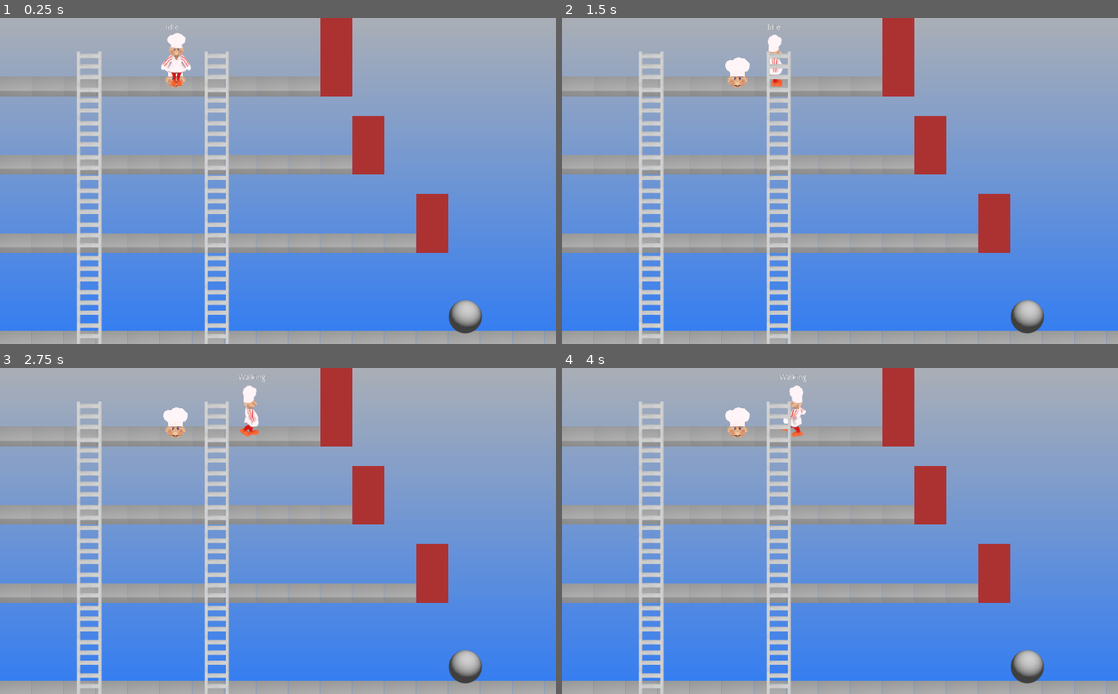
Above: before the commit, frames 1-4 (two rows, left to right).
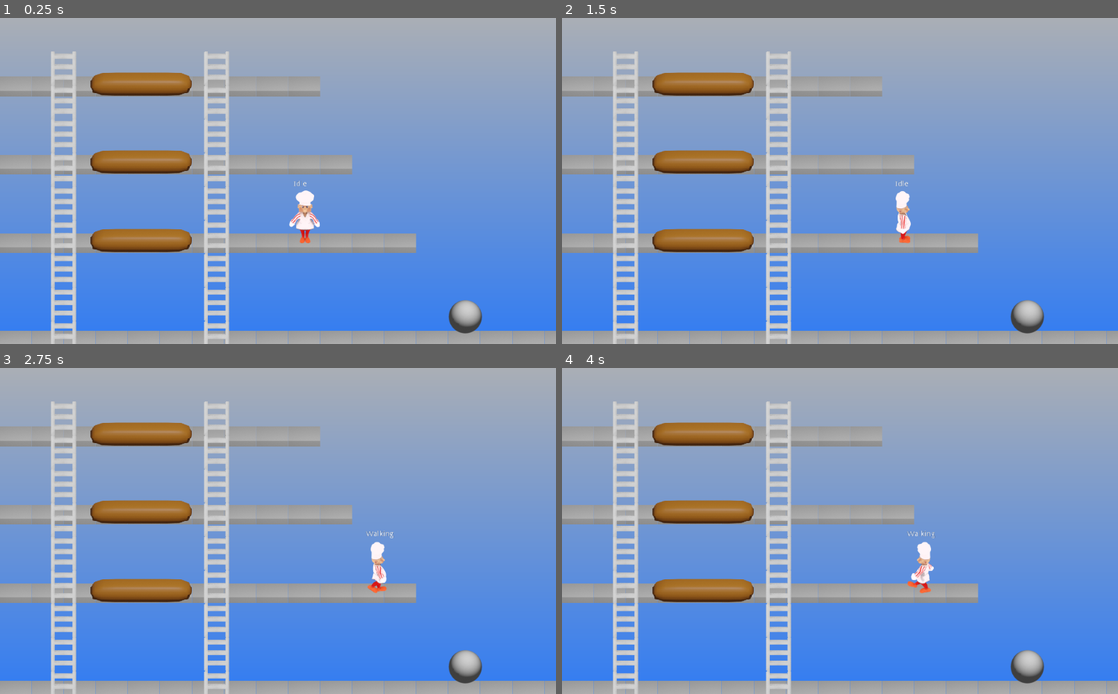
Above: after the commit, the same moments.

Repository: SteapaSnotor/BurgerHour
Game: Godot game, scene res://scenes/Level0.tscn
Same seed, same stepped clock (60 frames per second), same inputs: the game is played once before the commit and once after it.
Inputs:
- Up to frame 1 (0.25 s): no input
- Up to frame 2 (1.5 s): hold Right (ui_right) 0.53-1.28 s; hold Down (ui_down) from 1.28 s (still down)
- Up to frame 3 (2.75 s): tap Enter at 2 s; release Down (ui_down) at 2.03 s; hold Right (ui_right) from 2.03 s (still down)
- Up to frame 4 (4 s): release Right (ui_right) at 2.78 s; hold Up (ui_up) 2.78-3.53 s; hold Left (ui_left) from 3.53 s (still down)

The runs differ from the first frame. In frame 1, 13% of the frame differs, in the area x 9-81%, y 0-100%; in frame 2, 13%; in frame 3, 13%; in frame 4, 13%.

Commit message:
Now the player can climb ladders

Diff:
--- a/project.godot
+++ b/project.godot
@@ -22,10 +22,12 @@
 [debug]
 
 gdscript/completion/autocomplete_setters_and_getters=true
+gdscript/warnings/unassigned_variable=false
 gdscript/warnings/unused_variable=false
 gdscript/warnings/unused_class_variable=false
 gdscript/warnings/unused_argument=false
 gdscript/warnings/unused_signal=false
+gdscript/warnings/return_value_discarded=false
 
 [display]
 
@@ -54,8 +56,40 @@
 "svg/scale": 1.0
 }
 
+[input]
+
+ui_left={
+"deadzone": 0.5,
+"events": [ Object(InputEventKey,"resource_local_to_scene":false,"resource_name":"","device":0,"alt":false,"shift":false,"control":false,"meta":false,"command":false,"pressed":false,"scancode":16777231,"unicode":0,"echo":false,"script":null)
+, Object(InputEventJoypadButton,"resource_local_to_scene":false,"resource_name":"","device":0,"button_index":14,"pressure":0.0,"pressed":false,"script":null)
+, Object(InputEventKey,"resource_local_to_scene":false,"resource_name":"","device":0,"alt":false,"shift":false,"control":false,"meta":false,"command":false,"pressed":false,"scancode":65,"unicode":0,"echo":false,"script":null)
+ ]
+}
+ui_right={
+"deadzone": 0.5,
+"events": [ Object(InputEventKey,"resource_local_to_scene":false,"resource_name":"","device":0,"alt":false,"shift":false,"control":false,"meta":false,"command":false,"pressed":false,"scancode":16777233,"unicode":0,"echo":false,"script":null)
+, Object(InputEventJoypadButton,"resource_local_to_scene":false,"resource_name":"","device":0,"button_index":15,"pressure":0.0,"pressed":false,"script":null)
+, Object(InputEventKey,"resource_local_to_scene":false,"resource_name":"","device":0,"alt":false,"shift":false,"control":false,"meta":false,"command":false,"pressed":false,"scancode":68,"unicode":0,"echo":false,"script":null)
+ ]
+}
+ui_up={
+"deadzone": 0.5,
+"events": [ Object(InputEventKey,"resource_local_to_scene":false,"resource_name":"","device":0,"alt":false,"shift":false,"control":false,"meta":false,"command":false,"pressed":false,"scancode":16777232,"unicode":0,"echo":false,"script":null)
+, Object(InputEventJoypadButton,"resource_local_to_scene":false,"resource_name":"","device":0,"button_index":12,"pressure":0.0,"pressed":false,"script":null)
+, Object(InputEventKey,"resource_local_to_scene":false,"resource_name":"","device":0,"alt":false,"shift":false,"control":false,"meta":false,"command":false,"pressed":false,"scancode":87,"unicode":0,"echo":false,"script":null)
+ ]
+}
+ui_down={
+"deadzone": 0.5,
+"events": [ Object(InputEventKey,"resource_local_to_scene":false,"resource_name":"","device":0,"alt":false,"shift":false,"control":false,"meta":false,"command":false,"pressed":false,"scancode":16777234,"unicode":0,"echo":false,"script":null)
+, Object(InputEventJoypadButton,"resource_local_to_scene":false,"resource_name":"","device":0,"button_index":13,"pressure":0.0,"pressed":false,"script":null)
+, Object(InputEventKey,"resource_local_to_scene":false,"resource_name":"","device":0,"alt":false,"shift":false,"control":false,"meta":false,"command":false,"pressed":false,"scancode":83,"unicode":0,"echo":false,"script":null)
+ ]
+}
+
 [rendering]
 
 quality/driver/driver_name="GLES2"
 quality/2d/use_pixel_snap=true
 environment/default_environment="res://default_env.tres"
+quality/dynamic_fonts/use_oversampling=false
--- /dev/null
+++ b/scenes/FloorDetection.tscn
@@ -0,0 +1,21 @@
+[gd_scene load_steps=4 format=2]
+
+[ext_resource path="res://scripts/FloorDetection.gd" type="Script" id=1]
+[ext_resource path="res://sprites/tiles/exit_ladder_signal.png" type="Texture" id=2]
+
+[sub_resource type="RectangleShape2D" id=1]
+extents = Vector2( 29.3084, 2.48277 )
+
+[node name="FloorDetection" type="Area2D"]
+script = ExtResource( 1 )
+
+[node name="Sprite" type="Sprite" parent="."]
+visible = false
+texture = ExtResource( 2 )
+
+[node name="CollisionShape2D" type="CollisionShape2D" parent="."]
+position = Vector2( 0, -18 )
+shape = SubResource( 1 )
+
+[connection signal="body_entered" from="." to="." method="body_entered"]
+[connection signal="body_exited" from="." to="." method="body_exited"]
--- /dev/null
+++ b/scenes/LadderDetection.tscn
@@ -0,0 +1,19 @@
+[gd_scene load_steps=4 format=2]
+
+[ext_resource path="res://scripts/LadderDetection.gd" type="Script" id=1]
+[ext_resource path="res://sprites/tiles/ladder.png" type="Texture" id=2]
+
+[sub_resource type="RectangleShape2D" id=1]
+extents = Vector2( 7.27354, 30.1169 )
+
+[node name="LadderDetection" type="Area2D"]
+script = ExtResource( 1 )
+
+[node name="Sprite" type="Sprite" parent="."]
+texture = ExtResource( 2 )
+
+[node name="CollisionShape2D" type="CollisionShape2D" parent="."]
+shape = SubResource( 1 )
+
+[connection signal="body_entered" from="." to="." method="body_entered"]
+[connection signal="body_exited" from="." to="." method="body_exited"]
--- a/scenes/Level0.tscn
+++ b/scenes/Level0.tscn
@@ -1,14 +1,16 @@
-[gd_scene load_steps=12 format=2]
+[gd_scene load_steps=15 format=2]
 
 [ext_resource path="res://scripts/LevelManager.gd" type="Script" id=1]
 [ext_resource path="res://sprites/tiles/ladder.png" type="Texture" id=2]
 [ext_resource path="res://sprites/tiles/prototype1.png" type="Texture" id=3]
-[ext_resource path="res://sprites/tiles/collision.png" type="Texture" id=4]
-[ext_resource path="res://sprites/tiles/player_spawn.png" type="Texture" id=5]
-[ext_resource path="res://sprites/backgrounds/prototype.png" type="Texture" id=6]
-[ext_resource path="res://sprites/enemies/ball.png" type="Texture" id=7]
+[ext_resource path="res://sprites/tiles/burger_full.png" type="Texture" id=4]
+[ext_resource path="res://sprites/tiles/collision.png" type="Texture" id=5]
+[ext_resource path="res://sprites/tiles/player_spawn.png" type="Texture" id=6]
+[ext_resource path="res://sprites/tiles/exit_ladder_signal.png" type="Texture" id=7]
+[ext_resource path="res://sprites/backgrounds/prototype.png" type="Texture" id=8]
+[ext_resource path="res://sprites/enemies/ball.png" type="Texture" id=9]
 
-[sub_resource type="TileSet" id=1]
+[sub_resource type="TileSet" id=6]
 0/name = "ladder.png 0"
 0/texture = ExtResource( 2 )
 0/tex_offset = Vector2( 0, 0 )
@@ -32,12 +34,24 @@
 0/shapes = [  ]
 0/z_index = 0
 
-[sub_resource type="ConvexPolygonShape2D" id=3]
+[sub_resource type="TileSet" id=8]
+0/name = "burger_full.png 0"
+0/texture = ExtResource( 4 )
+0/tex_offset = Vector2( 0, 0 )
+0/modulate = Color( 1, 1, 1, 1 )
+0/region = Rect2( 0, 0, 192, 60 )
+0/tile_mode = 0
+0/occluder_offset = Vector2( 0, 0 )
+0/navigation_offset = Vector2( 0, 0 )
+0/shapes = [  ]
+0/z_index = 0
+
+[sub_resource type="ConvexPolygonShape2D" id=4]
 points = PoolVector2Array( 0, 0, 59, 0, 59, 36, 0, 36 )
 
-[sub_resource type="TileSet" id=4]
+[sub_resource type="TileSet" id=5]
 0/name = "collision.png 0"
-0/texture = ExtResource( 4 )
+0/texture = ExtResource( 5 )
 0/tex_offset = Vector2( 0, 0 )
 0/modulate = Color( 1, 1, 1, 1 )
 0/region = Rect2( 0, 0, 59, 36 )
@@ -62,34 +76,67 @@
 1/navigation_offset = Vector2( 0, 0 )
 1/shapes = [  ]
 1/z_index = 0
+2/name = "exitLadder"
+2/texture = ExtResource( 7 )
+2/tex_offset = Vector2( 0, 0 )
+2/modulate = Color( 1, 1, 1, 1 )
+2/region = Rect2( 0, 0, 59, 36 )
+2/tile_mode = 0
+2/occluder_offset = Vector2( 0, 0 )
+2/navigation_offset = Vector2( 0, 0 )
+2/shapes = [  ]
+2/z_index = 0
 
 [node name="Level0" type="Node2D"]
 script = ExtResource( 1 )
 
 [node name="Ladders" type="TileMap" parent="."]
 z_index = 2
-tile_set = SubResource( 1 )
+tile_set = SubResource( 6 )
 cell_size = Vector2( 47, 62 )
 format = 1
-tile_data = PoolIntArray( 65539, 0, 0, 65544, 0, 0, 131075, 0, 0, 131080, 0, 0, 196611, 0, 0, 196616, 0, 0, 262147, 0, 0, 262152, 0, 0, 327683, 0, 0, 327688, 0, 0, 393219, 0, 0, 393224, 0, 0, 458755, 0, 0, 458760, 0, 0, 524291, 0, 0, 524296, 0, 0, 589827, 0, 0, 589832, 0, 0 )
+tile_data = PoolIntArray( 65538, 0, 0, 65544, 0, 0, 131074, 0, 0, 131080, 0, 0, 196610, 0, 0, 196616, 0, 0, 262146, 0, 0, 262152, 0, 0, 327682, 0, 0, 327688, 0, 0, 393218, 0, 0, 393224, 0, 0, 458754, 0, 0, 458760, 0, 0, 524290, 0, 0, 524296, 0, 0, 589826, 0, 0, 589832, 0, 0 )
+__meta__ = {
+"_edit_lock_": true
+}
 
 [node name="LevelMap" type="TileMap" parent="."]
-tile_set = SubResource( 2 )
+tile_set = SubResource( 7 )
 cell_size = Vector2( 59, 36 )
 format = 1
-tile_data = PoolIntArray( 196608, 0, 0, 196609, 0, 0, 196610 …(403 unchanged characters)… 906, 0, 0, 720907, 0, 0, 720908, 0, 0, 720912, 1, 0, 786448, 1, 0, 851984, 1, 0, 917520, 1, 0, …(286 unchanged characters)…
+tile_data = PoolIntArray( 196608, 0, 0, 196609, 0, 0, 196610 …(403 unchanged characters)… 906, 0, 0, 720907, 0, 0, 720908, 0, 0, 786448, 1, 0, 851984, 1, 0, 917520, 1, 0, …(286 unchanged characters)…
+__meta__ = {
+"_edit_lock_": true
+}
+
+[node name="Burger" type="TileMap" parent="."]
+position = Vector2( -12.69, -18.62 )
+tile_set = SubResource( 8 )
+cell_size = Vector2( 59, 36 )
+format = 1
+tile_data = PoolIntArray( 196611, 0, 0, 458755, 0, 0, 720899, 0, 0 )
+__meta__ = {
+"_edit_lock_": true
+}
 
 [node name="LevelSignals" type="TileMap" parent="."]
-tile_set = SubResource( 4 )
+visible = false
+tile_set = SubResource( 5 )
 cell_size = Vector2( 59, 36 )
 format = 1
-tile_data = PoolIntArray( 65535, 0, 0, 10, 0, 0, 18, 0, 0, 131071, 0, 0, 65546, 0, 0, 65554, 0, 0, 196607, 0, 0, 131077, 1, 0, 131082, 0, 0, 131090, 0, 0, 262143, 0, 0, 196618, 0, 0, 196626, 0, 0, 327679, 0, 0, 262162, 0, 0, 393215, 0, 0, 327691, 0, 0, 327698, 0, 0, 458751, 0, 0, 393227, 0, 0, 393234, 0, 0, 524287, 0, 0, 458763, 0, 0, 458770, 0, 0, 589823, 0, 0, 524306, 0, 0, 655359, 0, 0, 589837, 0, 0, 589842, 0, 0, 720895, 0, 0, 655373, 0, 0, 655378, 0, 0, 786431, 0, 0, 720909, 0, 0, 720914, 0, 0, 851967, 0, 0, 786450, 0, 0, 917503, 0, 0, 851986, 0, 0, 983039, 0, 0, 917522, 0, 0, 1048575, 0, 0, 983058, 0, 0, 1114111, 0, 0, 1048594, 0, 0 )
+tile_data = PoolIntArray( 65535, 0, 0, 10, 0, 0, 18, 0, 0, 131071, 0, 0, 65546, 0, 0, 65554, 0, 0, 196607, 0, 0, 131082, 0, 0, 131090, 0, 0, 262143, 0, 0, 196609, 2, 0, 196614, 2, 0, 196618, 0, 0, 196626, 0, 0, 327679, 0, 0, 262162, 0, 0, 393215, 0, 0, 327691, 0, 0, 327698, 0, 0, 458751, 0, 0, 393227, 0, 0, 393234, 0, 0, 524287, 0, 0, 458753, 2, 0, 458758, 2, 0, 458763, 0, 0, 458770, 0, 0, 589823, 0, 0, 524306, 0, 0, 655359, 0, 0, 589837, 0, 0, 589842, 0, 0, 720895, 0, 0, 655369, 1, 0, 655373, 0, 0, 655378, 0, 0, 786431, 0, 0, 720897, 2, 0, 720902, 2, 0, 720909, 0, 0, 720914, 0, 0, 851967, 0, 0, 786450, 0, 0, 917503, 0, 0, 851986, 0, 0, 983039, 0, 0, 917522, 0, 0, 1048575, 0, 0, 983058, 0, 0, 1114111, 0, 0, 1048577, 2, 0, 1048582, 2, 0, 1048594, 0, 0 )
+__meta__ = {
+"_edit_lock_": true
+}
 
 [node name="Background" type="Sprite" parent="."]
 z_index = -1
-texture = ExtResource( 6 )
+texture = ExtResource( 8 )
 offset = Vector2( 512, 300 )
+__meta__ = {
+"_edit_lock_": true
+}
 
 [node name="Sprite" type="Sprite" parent="."]
 position = Vector2( 857.054, 542.583 )
-texture = ExtResource( 7 )
+texture = ExtResource( 9 )
--- a/scenes/Player.tscn
+++ b/scenes/Player.tscn
@@ -88,6 +88,7 @@
 [ext_resource path="res://scripts/ai/FSM.gd" type="Script" id=86]
 [ext_resource path="res://scripts/ai/p_states/Idle.gd" type="Script" id=87]
 [ext_resource path="res://scripts/ai/p_states/Walking.gd" type="Script" id=88]
+[ext_resource path="res://scripts/ai/p_states/Climbing.gd" type="Script" id=89]
 
 [sub_resource type="SpriteFrames" id=1]
 animations = [ {
@@ -113,8 +114,8 @@
 } ]
 
 [sub_resource type="CapsuleShape2D" id=2]
-radius = 16.5272
-height = 73.0575
+radius = 10.9229
+height = 1.85324
 
 [node name="Player" type="KinematicBody2D"]
 script = ExtResource( 1 )
@@ -122,15 +123,14 @@
 [node name="Animations" type="AnimatedSprite" parent="."]
 frames = SubResource( 1 )
 animation = "Idle-Down"
-frame = 9
+frame = 5
 playing = true
 
 [node name="CollisionShape2D" type="CollisionShape2D" parent="."]
-position = Vector2( 1.47176, -6.45277 )
+position = Vector2( 1.47176, -0.45277 )
 shape = SubResource( 2 )
 
 [node name="FSM" type="Node" parent="."]
-editor/display_folded = true
 script = ExtResource( 86 )
 
 [node name="Idle" type="Node" parent="FSM"]
@@ -140,6 +140,7 @@
 script = ExtResource( 88 )
 
 [node name="Climbing" type="Node" parent="FSM"]
+script = ExtResource( 89 )
 
 [node name="Spraying" type="Node" parent="FSM"]
 
--- /dev/null
+++ b/scripts/FloorDetection.gd
@@ -0,0 +1,19 @@
+extends Area2D
+
+"""
+	Tells the player when he's near the edge of a floor.
+"""
+
+func body_entered(body):
+	#TODO: detect enemies too
+	if body.name == 'Player':
+		body.on_edge = true
+	else:
+		return
+
+func body_exited(body):
+	#TODO: detect enemies too
+	if body.name == 'Player':
+		body.on_edge =false
+	else:
+		return
--- /dev/null
+++ b/scripts/LadderDetection.gd
@@ -0,0 +1,19 @@
+extends Area2D
+
+"""
+	Tells an actor he can use a ladder when he's near one.
+"""
+
+func body_entered(body):
+	#TODO: check for enemies too
+	if body.name == 'Player':
+		body.on_ladder = true
+		body.ladder_pos = Vector2($Sprite.global_position.x+7,$Sprite.global_position.y)
+	else: return
+
+func body_exited(body):
+	#TODO: check for enemies too
+	if body.name == 'Player':
+		body.on_ladder = false
+		body.ladder_pos = Vector2(0,0)
+	else: return
--- a/scripts/LevelManager.gd
+++ b/scripts/LevelManager.gd
@@ -13,12 +13,34 @@
 #initialize the level
 func _ready():
 	spawn_player()
+	spawn_ladder()
+	spawn_edges()
 
 #spawn the player on this level
 func spawn_player():
 	player = preload('res://scenes/Player.tscn').instance()
 	player.global_position = get_spawn_position()
+	player.floor_tiles = $LevelMap
 	add_child(player)
+
+#spawn ladders detection areas
+func spawn_ladder():
+	for tile in $Ladders.get_used_cells():
+		var detection = preload('res://scenes/LadderDetection.tscn').instance()
+		add_child(detection)
+		detection.global_position = $Ladders.map_to_world(tile)
+		#ladder offset
+		detection.global_position.x += 23.5
+		detection.global_position.y += 31
+
+#spawn edges of the floor
+func spawn_edges():
+	for tile in $LevelSignals.get_used_cells_by_id(2):
+		var detection = preload('res://scenes/FloorDetection.tscn').instance()
+		add_child(detection)
+		detection.global_position = $LevelSignals.map_to_world(tile)
+		#edge offset
+		detection.global_position.x += 42
 
 #return the place where the player must spawn on this level
 func get_spawn_position():
@@ -27,3 +49,6 @@
 	pos.x+= 28
 	pos.y+= 8
 	return pos
+
+func get_ladder_tiles():
+	return $Ladders.get_used_cells()
--- a/scripts/Player.gd
+++ b/scripts/Player.gd
@@ -12,7 +12,11 @@
 
 	'Walking':{Vector2(0,0):{'anim':'Walking','flip':false},
 Vector2(1,0):{'anim':'Walking','flip':true},
-Vector2(-1,0):{'anim':'Walking','flip':false}}
+Vector2(-1,0):{'anim':'Walking','flip':false}},
+
+	'Climbing':{Vector2(0,0):{'anim':'Climbing','flip':false,'stop':true},
+Vector2(0,1):{'anim':'Climbing','flip':false,'stop':false},
+Vector2(0,-1):{'anim':'Climbing','flip':false,'stop':false}}
 }
 
 #stats
@@ -25,6 +29,12 @@
 onready var anim_node = $Animations
 
 var facing_dir = Vector2(0,0)
+var ladder_pos = Vector2(0,0)
+var on_ladder = false
+var on_edge = false
+var floor_tiles = []
+
+const base_z_index = 0
 
 #initialize
 func _ready():
@@ -49,6 +59,13 @@
 
 func update_animations():
 	var state = FSM.get_current_state().name
+
+	if animations_data[state][facing_dir].keys().find('stop') != -1:
+		if animations_data[state][facing_dir]['stop']:
+			if anim_node.get_animation() == animations_data[state][facing_dir]['anim']:
+				anim_node.stop()
+				return
+
 	anim_node.play(animations_data[state][facing_dir]['anim'])
 	anim_node.set_flip_h(animations_data[state][facing_dir]['flip'])
 
--- a/scripts/ai/FSM.gd
+++ b/scripts/ai/FSM.gd
@@ -12,7 +12,8 @@
 func init():
 	var states = {
 		$Walking.name:$Walking,
-		$Idle.name:$Idle
+		$Idle.name:$Idle,
+		$Climbing.name:$Climbing
 	}
 
 	for state in states.values():
--- /dev/null
+++ b/scripts/ai/p_states/Climbing.gd
@@ -0,0 +1,58 @@
+extends Node
+
+"""
+	Player climbing state
+"""
+
+signal entered
+signal exited
+
+var base = null
+var player = null
+var ladder_position = null
+var climb_input = false
+var walk_input = false
+
+#constructor
+func initialize(base,player):
+	self.base = base
+	self.player = player
+	self.player.set_z_index(2)
+	self.player.global_position.x = self.player.ladder_pos.x
+
+	emit_signal('entered')
+
+func physics_update(delta):
+	climb_input = player.get_climb_keys().has(true)
+	walk_input = player.get_walk_keys().has(true)
+
+	var move_dir = -int(player.get_climb_keys()[0]) + int(player.get_climb_keys()[1])
+	player.move(Vector2(0,move_dir))
+
+
+func input_update(event):
+	pass
+
+func transitions_update():
+	#CLIMBING TO WALKING#
+	if walk_input and not climb_input and player.on_edge:
+		base.current_state = null
+		base.queue_state = base.get_state('Walking')
+		#go to the closest tile
+		var map_pos = player.floor_tiles.world_to_map(player.global_position)
+		var world_pos = player.floor_tiles.map_to_world(map_pos)
+		player.global_position = world_pos
+		#apply offset
+		player.global_position.x += 28
+		player.global_position.y += 8
+
+		exit()
+
+#destructor
+func exit():
+	self.player.set_z_index(player.base_z_index)
+	self.base = null
+	self.player = null
+	self.climb_input = false
+	self.walk_input = false
+	emit_signal('exited')
--- a/scripts/ai/p_states/Idle.gd
+++ b/scripts/ai/p_states/Idle.gd
@@ -30,7 +30,6 @@
 	emit_signal('entered')
 
 func physics_update(delta):
-	pass
 	if climb_input and player.facing_dir != Vector2(0,0):
 		player.facing_dir = Vector2(0,0)
 		if not y_offset:
@@ -46,6 +45,11 @@
 	if walk_input and not spray_input:
 		base.current_state = null
 		base.queue_state = base.get_state('Walking')
+		exit()
+	#IDLE TO CLIMBING#
+	elif climb_input and player.on_ladder:
+		base.current_state = null
+		base.queue_state = base.get_state('Climbing')
 		exit()
 	else:
 		return
--- a/scripts/ai/p_states/Walking.gd
+++ b/scripts/ai/p_states/Walking.gd
@@ -10,6 +10,7 @@
 var base
 var player
 var walk_input = false
+var climb_input = false
 var spray_input = false
 
 #constructor
@@ -21,7 +22,8 @@
 
 func physics_update(delta):
 	walk_input = player.get_walk_keys().has(true)
-	if not walk_input: return
+	climb_input = player.get_climb_keys().has(true)
+	if not walk_input or climb_input: return
 
 	var move_dir = -int(player.get_walk_keys()[0]) + int(player.get_walk_keys()[1])
 	player.move(Vector2(move_dir,0))
@@ -35,6 +37,12 @@
 		base.current_state = null
 		base.queue_state = base.get_state('Idle')
 		exit()
+	#WALKING TO CLIMBING
+	if climb_input and player.on_ladder:
+		base.current_state = null
+		player.facing_dir = Vector2(0,0)
+		base.queue_state = base.get_state('Climbing')
+		exit()
 	else:
 		return
 
@@ -44,5 +52,6 @@
 	player = null
 	walk_input = false
 	spray_input = false
+	climb_input = false
 
 	emit_signal('exited')
Not shown: 2 places in scenes/Level0.tscn that only renumber resources
Not shown: 1 places in scenes/Player.tscn that only renumber resources
Binary file added: sprites/tiles/burger.png
Not shown, added: sprites/tiles/burger.png.import
Binary file added: sprites/tiles/burger_full.png
Not shown, added: sprites/tiles/burger_full.png.import
Binary file added: sprites/tiles/exit_ladder_signal.png
Not shown, added: sprites/tiles/exit_ladder_signal.png.import
Not shown, added: _blender/burger.blend
Not shown, added: _blender/burger.blend1
Not shown, added: sprites/tiles/burger.kra
Not shown, added: sprites/tiles/burger.kra~
